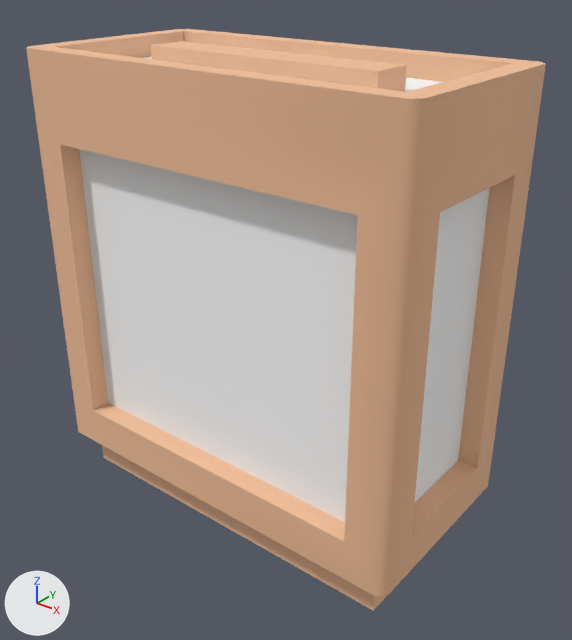
What one commit did to the glTF model assets/kenney/citycommercial/low-detail-building-wide-a.glb.
The view is the same before and after, from a 50 mm lens placed at (1.1, -1.317, 1.321), pointed at (0.043, 0.005, 0.502). The axes (+X, +Y, +Z) are drawn at lower left. The lights are the same throughout. The first picture is the older version.

The first picture shows 'low-detail-building-wide-a'.
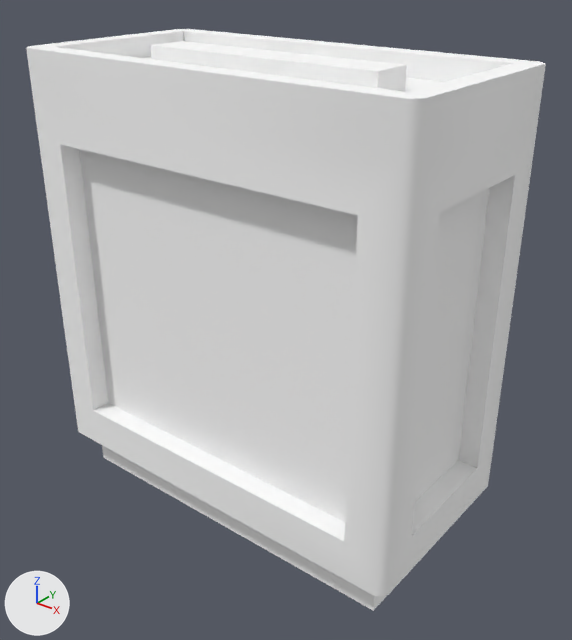
Pixel boxes (x1, y1, x2, y2) of what changed, in the pictures (572 x 640 px):
'low-detail-building-wide-a', recoloured (lighter): (26, 29, 546, 611) in both

Diff of the bpy script that builds the scene:
```diff
--- a/assets/kenney/citycommercial/low-detail-building-wide-a.glb.py
+++ b/assets/kenney/citycommercial/low-detail-building-wide-a.glb.py
@@ mat_colormap_109 @@
+mat_colormap_109 = principled_material('colormap.109')
+mat_colormap_109.base_color = (1.0, 1.0, 1.0)  # white #ffffff
+mat_colormap_109.roughness = 1.0
@@ me_low_detail_building_wide_a @@
 me_low_detail_building_wide_a.from_pydata(...)  # 80 vertices, 156 faces; spans x -0.5..0.5, y -0.25..0.25, z 0.0..1.1
-me_low_detail_building_wide_a.materials.append(mat_colormap)
+me_low_detail_building_wide_a.materials.append(mat_colormap_109)  # white #ffffff
```
